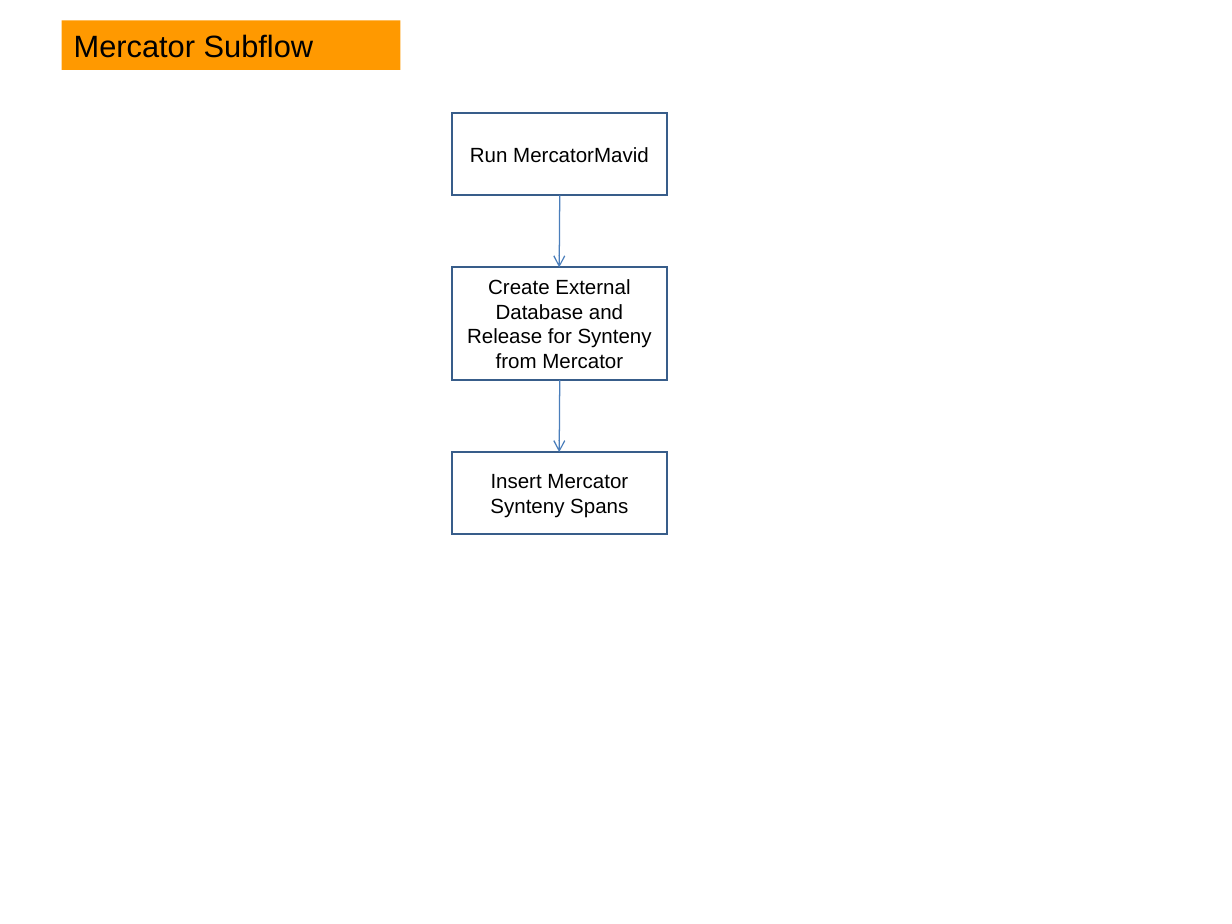
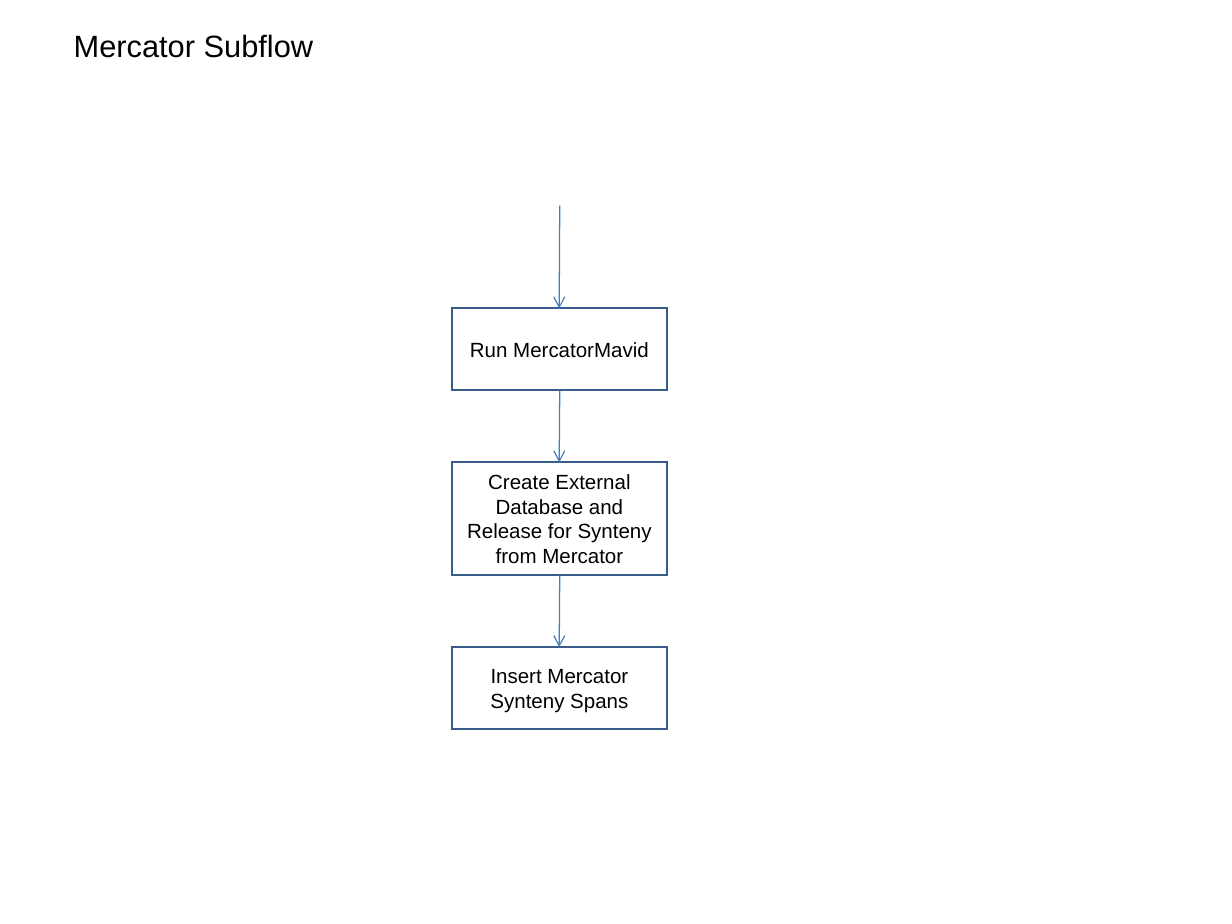
Before and after one commit to VEuPathDB/ApiCommonData, a slide deck: slide 19 of Load/doc/workflow/AnalysisWorkflow_wei.ppt (slide 17 before the commit). Drawn at 1232x924 pixels with LibreOffice and Linux fonts; fonts in the diff are those of the drawing. Boxes give left, top, right and bottom in pixels: in the first picture for what was removed or moved away, otherwise in the second. Text is boxed around its words. In the diff, an @@ line names an element or a change of style, - is before the commit and + after.

```diff
--- a/Load/doc/workflow/AnalysisWorkflow_wei.ppt
+++ b/Load/doc/workflow/AnalysisWorkflow_wei.ppt
@@ text "Mercator Subflow": place and size @@
-text "Mercator Subflow" at <box>62,21,400,70</box>
+text "Mercator Subflow" at <box>74,34,314,58</box>
@@ text "Mercator Subflow" at <box>74,34,314,58</box>: fill #FF9900 to none @@
@@ arrow moved from (559, 196) - (559, 267) to (559, 206) - (559, 308) @@
@@ arrow moved from (559, 381) - (559, 452) to (559, 391) - (559, 462) @@
@@ arrow added from (559, 575) to (559, 647), #4A7EBB 0.74 pt @@
@@ 3 rectangles: place and size @@
-3 rectangles at <box>452,113,668,535</box>
+3 rectangles at <box>452,308,668,729</box>
```
Also in this commit, not shown: 7 other slides changed, 4 slides added, 2 slides removed.
